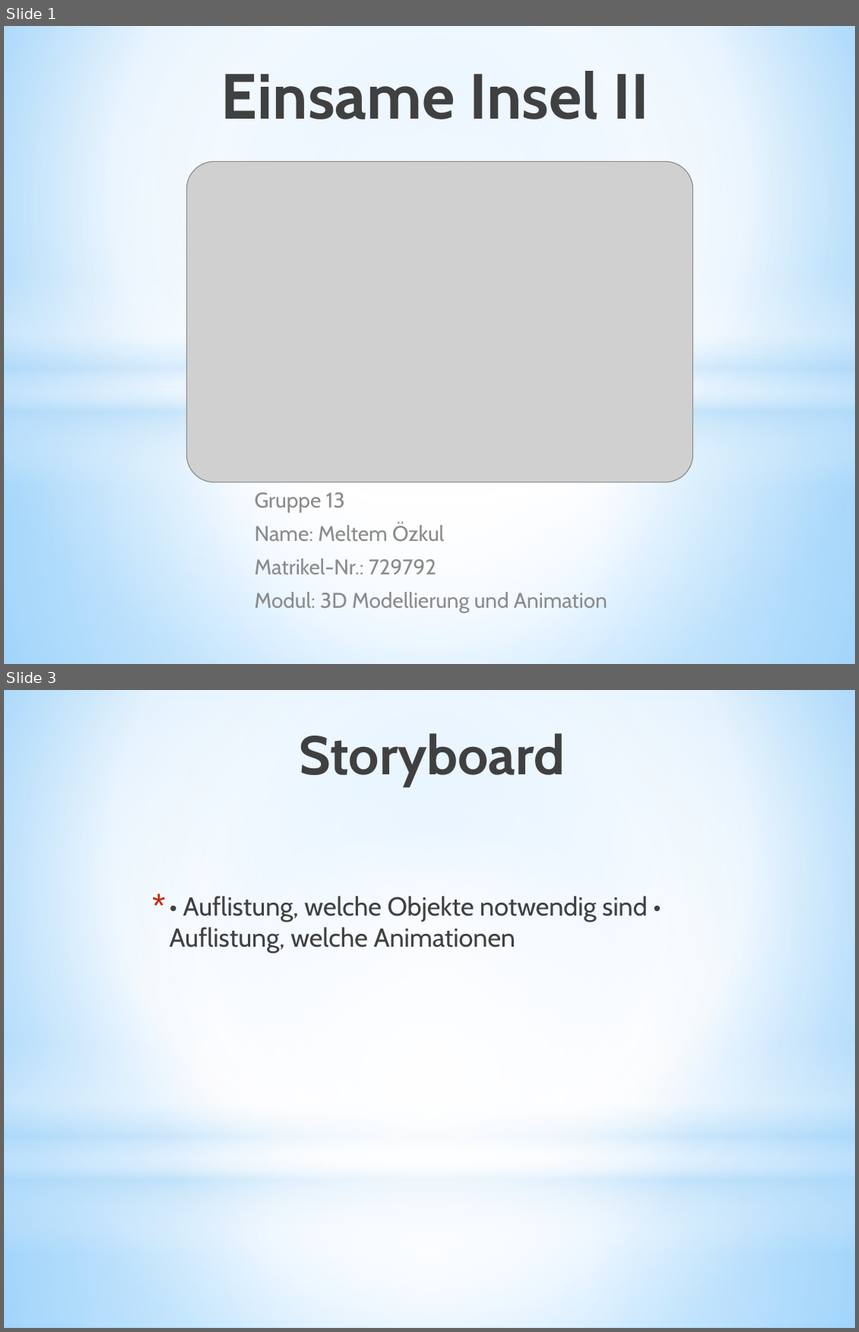
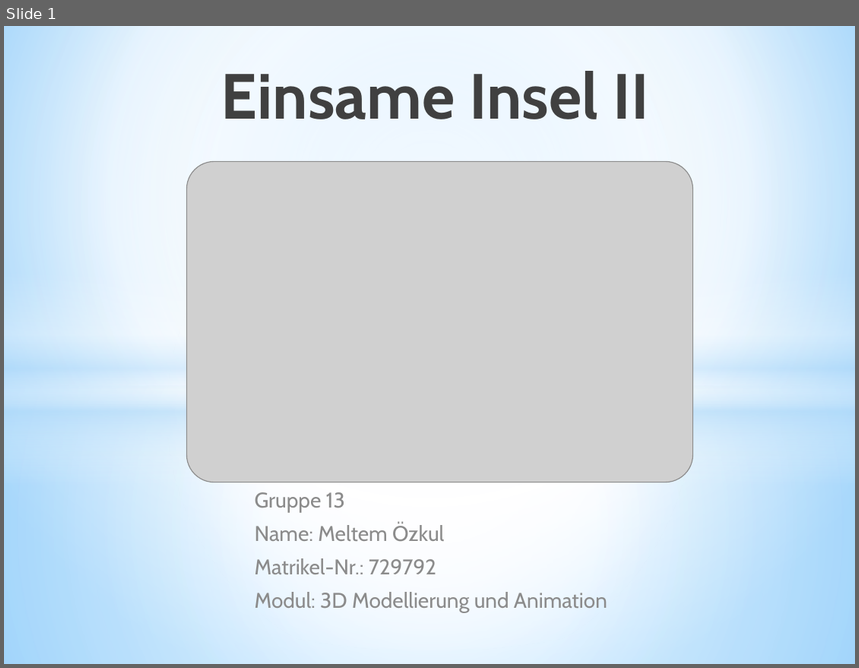
Before and after one commit to Mel-tem/51-MOE-3D, a slide deck: Präsentationen/01 Planungsphase/Planungspraesentation_MeltemOezkul_MOE_51.pptx. Shown one above the other, each under a label of ours: slides 1 and 3 before the commit, slide 1 after it; the slides between them are not shown. The pictures are 859x1332 and 859x668 pixels, drawn with LibreOffice and Linux fonts; fonts in the diff are those of the drawing; grey boxes stand for pictures. Boxes give left, top, right and bottom in pixels: in the first picture for what was removed or moved away, otherwise in the second. Text is boxed around its words. In the diff, an @@ line names an element or a change of style, - is before the commit and + after.

```diff
--- a/Präsentationen/01 Planungsphase/Planungspraesentation_MeltemOezkul_MOE_51.pptx
+++ b/Präsentationen/01 Planungsphase/Planungspraesentation_MeltemOezkul_MOE_51.pptx
@@ slide 3 removed at (4, 690, 855, 1328), background gradient #9ED5FF to #FFFFFF to #5BB9FF @@
@@ rectangle removed at (4, 690, 855, 1165) @@
@@ title removed at (300, 733, 566, 787) @@
-Storyboard
@@ ellipse removed at (4, 839, 855, 1314) @@
@@ text removed at (170, 896, 647, 954) @@
-* • Auflistung, welche Objekte notwendig sind • Auflistung, welche Animationen
@@ rectangle removed at (4, 1040, 855, 1253) @@
@@ rectangle removed at (4, 1165, 855, 1328) @@
```
Also in this commit, not shown: 1 slide changed, 11 slides added, 2 other slides removed, 47 other files.
